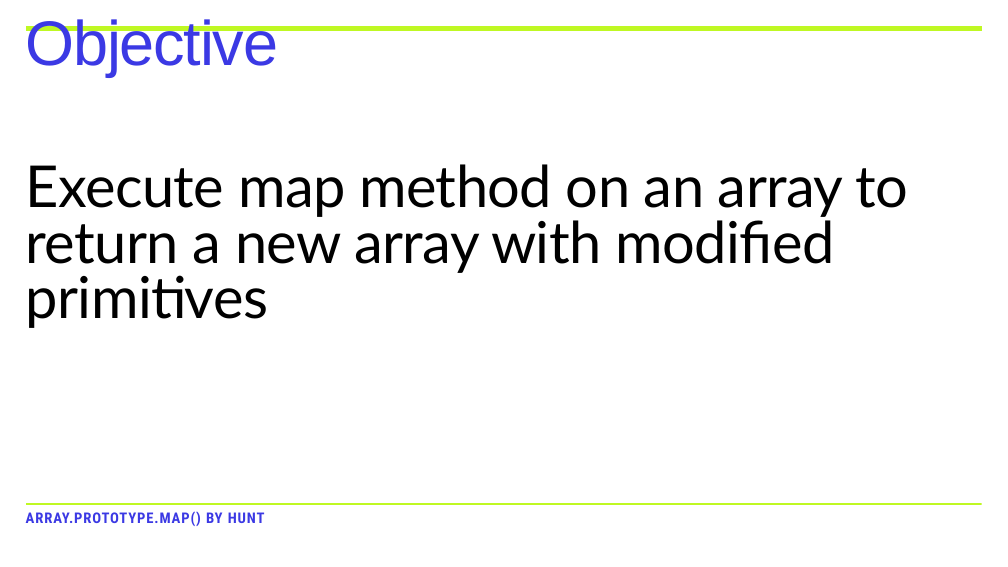
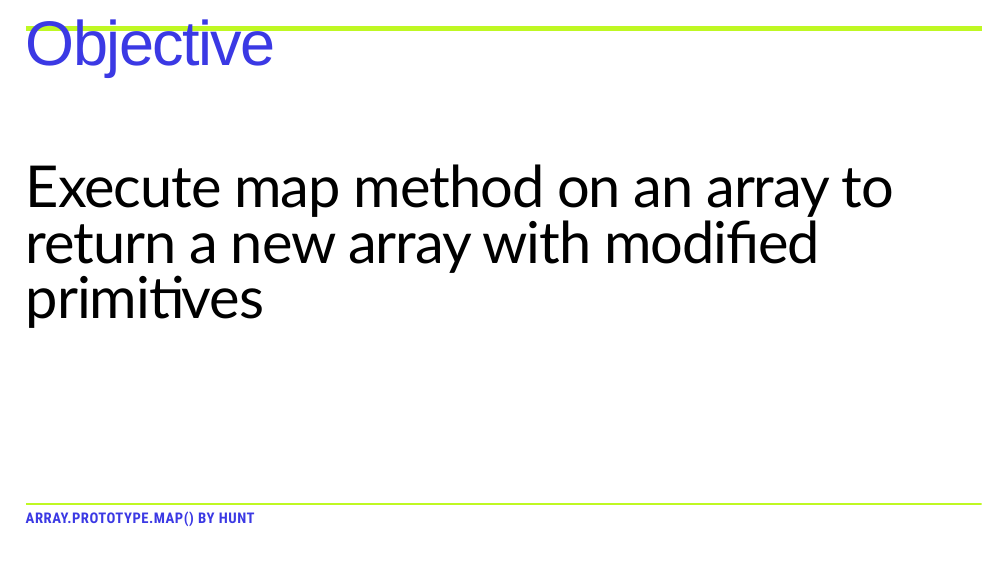
Before and after one commit to arthuranteater/map-prompt, a slide deck: slide 3 of powerpoint/Map_Lesson.pptx. Drawn at 1008x567 pixels with LibreOffice and Linux fonts; fonts in the diff are those of the drawing. Boxes give left, top, right and bottom in pixels: in the first picture for what was removed or moved away, otherwise in the second. Text is boxed around its words. In the diff, an @@ line names an element or a change of style, - is before the commit and + after.

```diff
--- a/powerpoint/Map_Lesson.pptx
+++ b/powerpoint/Map_Lesson.pptx
@@ title "Objective" at <box>26,19,276,76</box>: letter spacing -2.4 to -3 pt @@
@@ text "Execute map method on an ..." at <box>26,164,894,328</box>: letter spacing -1.1 to -2 pt @@
@@ text "ARRAY.PROTOTYPE.MAP() BY HUNT" at <box>26,511,255,526</box>: letter spacing 1.7 to 1 pt @@
```
Also in this commit, not shown: 8 other slides changed.
